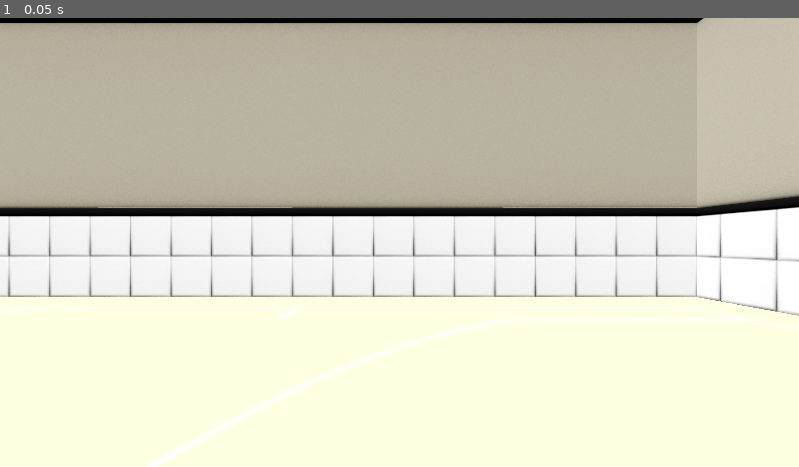
Above: before the commit, frame 1.
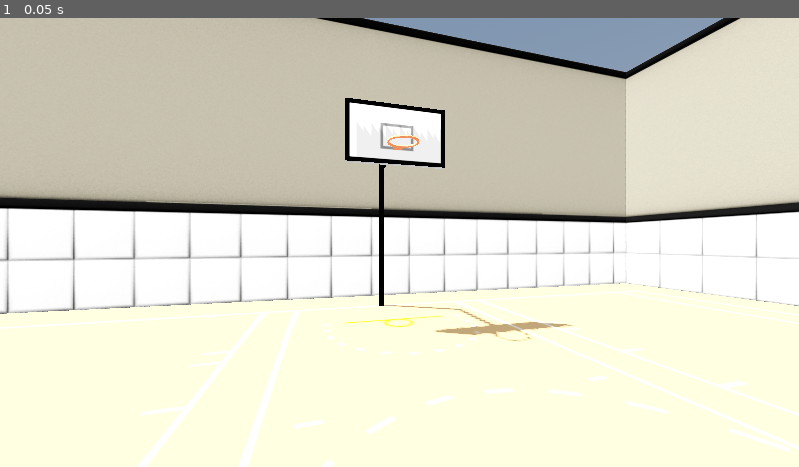
Above: after the commit, the same moment.

Repository: MIMIC-Lab/CAVE-Basketball
Game: Godot game, scene res://Scenes/main.tscn
Same seed, same stepped clock (60 frames per second), same inputs: the game is played once before the commit and once after it.
Inputs:
- Up to frame 1 (0.05 s): no input

The runs differ from the first frame. In frame 1, 23% of the frame differs, in the area x 0-100%, y 0-100%.

Commit message:
Add basic shot count

Diff:
--- a/Scenes/main.tscn
+++ b/Scenes/main.tscn
@@ -40,11 +40,12 @@
 
 [node name="Main" type="Node3D" unique_id=1645849445]
 
-[node name="Level Manager" type="Node" parent="." unique_id=552724275 node_paths=PackedStringArray("_lowerBoundaryMark", "_upperBoundaryMark")]
+[node name="Level Manager" type="Node" parent="." unique_id=552724275 node_paths=PackedStringArray("_lowerBoundaryMark", "_upperBoundaryMark", "_hoop")]
 script = ExtResource("1_21xkr")
 _controllerPlayer = ExtResource("5_kry3j")
 _lowerBoundaryMark = NodePath("../SpawnBoundaries/Lower Boundary")
 _upperBoundaryMark = NodePath("../SpawnBoundaries/Upper Boundary")
+_hoop = NodePath("../SpawnBoundaries/Hoop Position")
 
 [node name="WorldEnvironment" type="WorldEnvironment" parent="." unique_id=1402939876]
 environment = SubResource("Environment_piyvx")
@@ -116,3 +117,6 @@
 [node name="Lower Boundary" type="Marker3D" parent="SpawnBoundaries" unique_id=457719211]
 transform = Transform3D(1, 0, 0, 0, 1, 0, 0, 0, 1, 7.925, 0, -4.572)
 gizmo_extents = 0.5
+
+[node name="Hoop Position" type="Marker3D" parent="SpawnBoundaries" unique_id=1166491059]
+transform = Transform3D(1, 0, 0, 0, 1, 0, 0, 0, 1, 12.802, 0, 0)
--- a/Scenes/player.tscn
+++ b/Scenes/player.tscn
@@ -1,6 +1,6 @@
 [gd_scene format=3 uid="uid://ty6r00w7qn54"]
 
-[ext_resource type="Script" uid="uid://c3egy6ijdh8um" path="res://Scripts/player.gd" id="1_fkybt"]
+[ext_resource type="Script" uid="uid://c3egy6ijdh8um" path="res://Scripts/player_gamepad.gd" id="1_fkybt"]
 [ext_resource type="PackedScene" uid="uid://c62wc0rmyefhc" path="res://Scenes/ball.tscn" id="2_x3wgy"]
 [ext_resource type="Script" uid="uid://cqofojx0y3icj" path="res://addons/godot-polyliner/Line3D/LinePath3D.gd" id="3_3smsa"]
 [ext_resource type="Shader" uid="uid://durlvj8162pxu" path="res://addons/godot-polyliner/shaders/line_dashed.tres" id="4_8erm5"]
--- a/Scripts/level_manager.gd
+++ b/Scripts/level_manager.gd
@@ -4,6 +4,10 @@
 enum PlayerType {
 	Controller, Wand, Gesture
 }
+
+@export_group("Game Settings")
+@export var _shotsPerPosition: int = 3
+@export var _numPositions: int = 4
 
 @export_group("Player Types")
 @export var _activePlayerType: PlayerType
@@ -13,24 +17,38 @@
 @export var _seed: int = 42
 @export var _lowerBoundaryMark: Marker3D
 @export var _upperBoundaryMark: Marker3D
+@export var _hoop: Marker3D
 
 var _rng: RandomNumberGenerator
-var _currentPlayer: Node3D
+var _currentPlayer: Player
+var _completedShots: int = 0
+var _completedPositions: int = 0
 
 func _ready() -> void:
 	_rng = RandomNumberGenerator.new()
 	_rng.seed = _seed
 	_rng.state = 0
-	_placePlayer()
+	_instantiatePlayer.call_deferred()
+	_placePlayer.call_deferred()
+
+func _instantiatePlayer() -> void:
+	if _activePlayerType == PlayerType.Controller:
+		_currentPlayer = _controllerPlayer.instantiate() as Player
+	get_parent().add_child(_currentPlayer)
+	_currentPlayer.BallShot.connect(OnPlayerShotBall)
 
 func _placePlayer() -> void:
-	if _activePlayerType == PlayerType.Controller:
-		_currentPlayer = _controllerPlayer.instantiate()
-
-	get_parent().add_child.call_deferred(_currentPlayer)
-	_currentPlayer.set_deferred("global_position", GenerateShotPosition())
+	_currentPlayer.global_position = GenerateShotPosition()
+	_currentPlayer.look_at(_hoop.global_position)
 
 func GenerateShotPosition() -> Vector3:
 	var x = _rng.randf_range(_lowerBoundaryMark.global_position.x, _upperBoundaryMark.global_position.x)
 	var z = _rng.randf_range(_lowerBoundaryMark.global_position.z, _upperBoundaryMark.global_position.z)
 	return Vector3(x, 0, z)
+
+func OnPlayerShotBall(ball: RigidBody3D) -> void:
+	_completedShots += 1
+
+	if _completedShots >= _shotsPerPosition:
+		_completedPositions += 1
+		_placePlayer.call_deferred()
--- a/Scripts/player.gd
+++ b/Scripts/player.gd
@@ -1,110 +1,4 @@
+class_name Player
 extends CharacterBody3D
 
-
-@export_group("Movement")
-@export var SPEED = 5.0
-@export var ACCELERATION = 2.0
-@export var LOOK_SPEED = 0.03
-
-@export_group("Shot Settings")
-@export var _defaultShotAngle := 45.0
-@export var _shotAngleMin := -45.0
-@export var _shotAngleMax := 90
-@export var _shotAngleAccel := 0.75
-@export var _defaultShotForce := 10.0
-@export var _shotForceMin := 8.0
-@export var _shotForceMax := 12.0
-@export var _shotForceAccel := 0.1
-
-@export_group("References")
-@export var _ballScene: PackedScene
-@export var _line3D: LinePath3D
-@export var _ballVisual: MeshInstance3D
-
-var _isShooting: bool = false
-var _currentBall: RigidBody3D
-@onready var _throwAngle: float = _defaultShotAngle
-@onready var _throwForce: float = _defaultShotForce
-var _throw_dir : Vector3
-var _moveEnabled: bool = false
-
-func _process(_delta: float) -> void:
-	if Input.is_action_pressed("Shoot"):
-		_ballVisual.visible = true
-		_isShooting = true
-		_line3D.visible = true
-		ProcessShot()
-	if Input.is_action_just_released("Shoot"):
-		_isShooting = false
-		DoShot()
-
-	if Input.is_action_just_pressed("EnableMovement"):
-		_moveEnabled = !_moveEnabled
-
-func _physics_process(delta: float) -> void:
-	if not is_on_floor():
-		velocity += get_gravity() * delta
-
-	if _moveEnabled and not _isShooting:
-		var input_dir := Input.get_vector("MoveLeft", "MoveRight", "MoveUp", "MoveDown")
-		var direction := transform.basis * Vector3(input_dir.x, 0, input_dir.y)
-		velocity.x = move_toward(velocity.x, direction.x * SPEED, ACCELERATION)
-		velocity.z = move_toward(velocity.z, direction.z * SPEED, ACCELERATION)
-	else:
-		velocity.x = 0
-		velocity.z = 0
-	var look_inp := Input.get_axis("LookRight", "LookLeft")
-	rotate_y(look_inp * LOOK_SPEED)
-
-	move_and_slide()
-
-func SpawnBall() -> void:
-	var ball = _ballScene.instantiate() as RigidBody3D
-	get_parent().add_child(ball)
-	ball.position = _ballVisual.global_position
-	_currentBall = ball
-
-func ProcessShot() -> void:
-	# Adjust angle and power based on input
-	if Input.is_action_pressed("LookDown"):
-		_throwAngle = move_toward(_throwAngle, _shotAngleMin, _shotAngleAccel)
-	if Input.is_action_pressed("LookUp"):
-		_throwAngle = move_toward(_throwAngle, _shotAngleMax, _shotAngleAccel)
-	if Input.is_action_pressed("ShotPowerDown"):
-		_throwForce = move_toward(_throwForce, _shotForceMin, _shotForceAccel)
-	if Input.is_action_pressed("ShotPowerUp"):
-		_throwForce = move_toward(_throwForce, _shotForceMax, _shotForceAccel)
-
-	# Calculate throw direction
-	# Character forward (basis -z) rotated up or down (basis x)
-	var forward_dir = -transform.basis.z
-	var angle_rad = deg_to_rad(_throwAngle)
-	var rotation_axis = transform.basis.x
-	_throw_dir = forward_dir.rotated(rotation_axis, angle_rad).normalized()
-
-	# Predict throw path based on direction and draw it
-	var path = predict_ball_path(_ballVisual.global_position, _throw_dir*_throwForce)
-	_line3D.curve.clear_points()
-	for p in path:
-		_line3D.curve.add_point(to_local(p))
-
-func DoShot() -> void:
-	SpawnBall()
-	_currentBall.apply_central_impulse(_throw_dir * _throwForce)
-	_ballVisual.visible = false
-	_line3D.visible = false
-	_throwAngle = _defaultShotAngle
-	_throwForce = _defaultShotForce
-
-func predict_ball_path(start_position: Vector3, initial_velocity: Vector3, steps: int = 50, delta_t: float = 0.02) -> PackedVector3Array:
-	var GRAVITY: Vector3 = Vector3.DOWN * -get_gravity()
-	var path := PackedVector3Array()
-	var current_position := start_position
-	var current_velocity := initial_velocity
-	var time_step := delta_t
-
-	for i in range(steps):
-		current_position += current_velocity * time_step
-		current_velocity += GRAVITY * time_step
-		path.push_back(current_position)
-	return path
+signal BallShot(ball: RigidBody3D)
--- /dev/null
+++ b/Scripts/player_gamepad.gd
@@ -0,0 +1,110 @@
+extends Player
+
+@export_group("Movement")
+@export var SPEED = 5.0
+@export var ACCELERATION = 2.0
+@export var LOOK_SPEED = 0.03
+
+@export_group("Shot Settings")
+@export var _defaultShotAngle := 45.0
+@export var _shotAngleMin := -45.0
+@export var _shotAngleMax := 90
+@export var _shotAngleAccel := 0.75
+@export var _defaultShotForce := 10.0
+@export var _shotForceMin := 8.0
+@export var _shotForceMax := 12.0
+@export var _shotForceAccel := 0.1
+
+@export_group("References")
+@export var _ballScene: PackedScene
+@export var _line3D: LinePath3D
+@export var _ballVisual: MeshInstance3D
+
+var _isShooting: bool = false
+var _currentBall: RigidBody3D
+@onready var _throwAngle: float = _defaultShotAngle
+@onready var _throwForce: float = _defaultShotForce
+var _throw_dir : Vector3
+var _moveEnabled: bool = false
+
+func _process(_delta: float) -> void:
+	if Input.is_action_pressed("Shoot"):
+		_ballVisual.visible = true
+		_isShooting = true
+		_line3D.visible = true
+		ProcessShot()
+	if Input.is_action_just_released("Shoot"):
+		_isShooting = false
+		DoShot()
+
+	if Input.is_action_just_pressed("EnableMovement"):
+		_moveEnabled = !_moveEnabled
+
+func _physics_process(delta: float) -> void:
+	if not is_on_floor():
+		velocity += get_gravity() * delta
+
+	if _moveEnabled and not _isShooting:
+		var input_dir := Input.get_vector("MoveLeft", "MoveRight", "MoveUp", "MoveDown")
+		var direction := transform.basis * Vector3(input_dir.x, 0, input_dir.y)
+		velocity.x = move_toward(velocity.x, direction.x * SPEED, ACCELERATION)
+		velocity.z = move_toward(velocity.z, direction.z * SPEED, ACCELERATION)
+	else:
+		velocity.x = 0
+		velocity.z = 0
+	var look_inp := Input.get_axis("LookRight", "LookLeft")
+	rotate_y(look_inp * LOOK_SPEED)
+
+	move_and_slide()
+
+func SpawnBall() -> void:
+	var ball = _ballScene.instantiate() as RigidBody3D
+	get_parent().add_child(ball)
+	ball.position = _ballVisual.global_position
+	_currentBall = ball
+
+func ProcessShot() -> void:
+	# Adjust angle and power based on input
+	if Input.is_action_pressed("LookDown"):
+		_throwAngle = move_toward(_throwAngle, _shotAngleMin, _shotAngleAccel)
+	if Input.is_action_pressed("LookUp"):
+		_throwAngle = move_toward(_throwAngle, _shotAngleMax, _shotAngleAccel)
+	if Input.is_action_pressed("ShotPowerDown"):
+		_throwForce = move_toward(_throwForce, _shotForceMin, _shotForceAccel)
+	if Input.is_action_pressed("ShotPowerUp"):
+		_throwForce = move_toward(_throwForce, _shotForceMax, _shotForceAccel)
+
+	# Calculate throw direction
+	# Character forward (basis -z) rotated up or down (basis x)
+	var forward_dir = -transform.basis.z
+	var angle_rad = deg_to_rad(_throwAngle)
+	var rotation_axis = transform.basis.x
+	_throw_dir = forward_dir.rotated(rotation_axis, angle_rad).normalized()
+
+	# Predict throw path based on direction and draw it
+	var path = predict_ball_path(_ballVisual.global_position, _throw_dir*_throwForce)
+	_line3D.curve.clear_points()
+	for p in path:
+		_line3D.curve.add_point(to_local(p))
+
+func DoShot() -> void:
+	SpawnBall()
+	_currentBall.apply_central_impulse(_throw_dir * _throwForce)
+	_ballVisual.visible = false
+	_line3D.visible = false
+	_throwAngle = _defaultShotAngle
+	_throwForce = _defaultShotForce
+	BallShot.emit(_currentBall)
+
+func predict_ball_path(start_position: Vector3, initial_velocity: Vector3, steps: int = 50, delta_t: float = 0.02) -> PackedVector3Array:
+	var GRAVITY: Vector3 = Vector3.DOWN * -get_gravity()
+	var path := PackedVector3Array()
+	var current_position := start_position
+	var current_velocity := initial_velocity
+	var time_step := delta_t
+
+	for i in range(steps):
+		current_position += current_velocity * time_step
+		current_velocity += GRAVITY * time_step
+		path.push_back(current_position)
+	return path
--- a/project.godot
+++ b/project.godot
@@ -14,6 +14,11 @@
 run/main_scene="uid://bcbbhj4yagm6y"
 config/features=PackedStringArray("4.6", "Forward Plus")
 config/icon="res://icon.svg"
+
+[display]
+
+window/size/viewport_width=1920
+window/size/viewport_height=1080
 
 [dotnet]
 
Not shown, changed: Scripts/player.gd.uid
Not shown, added: Scripts/player_gamepad.gd.uid
